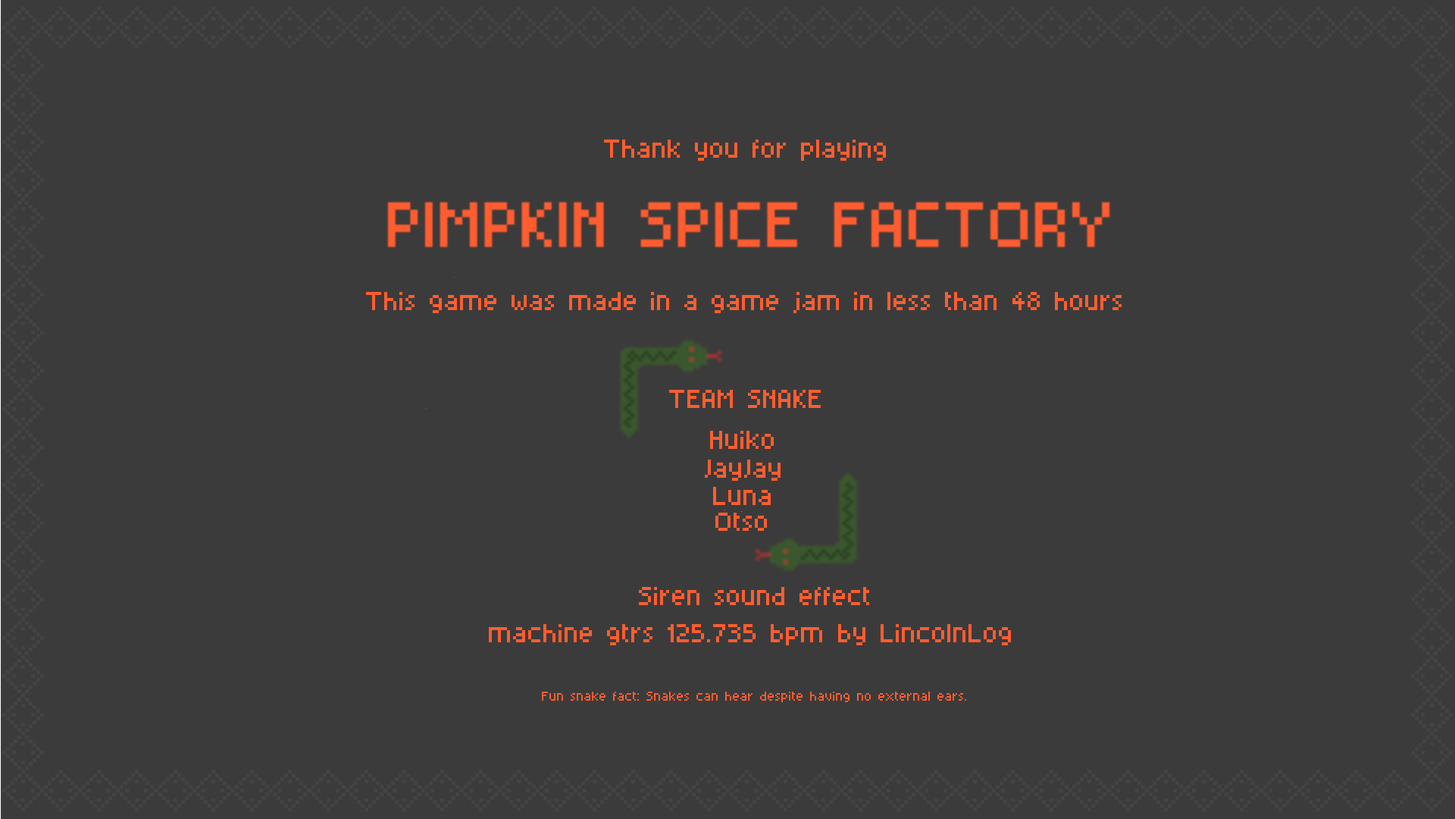
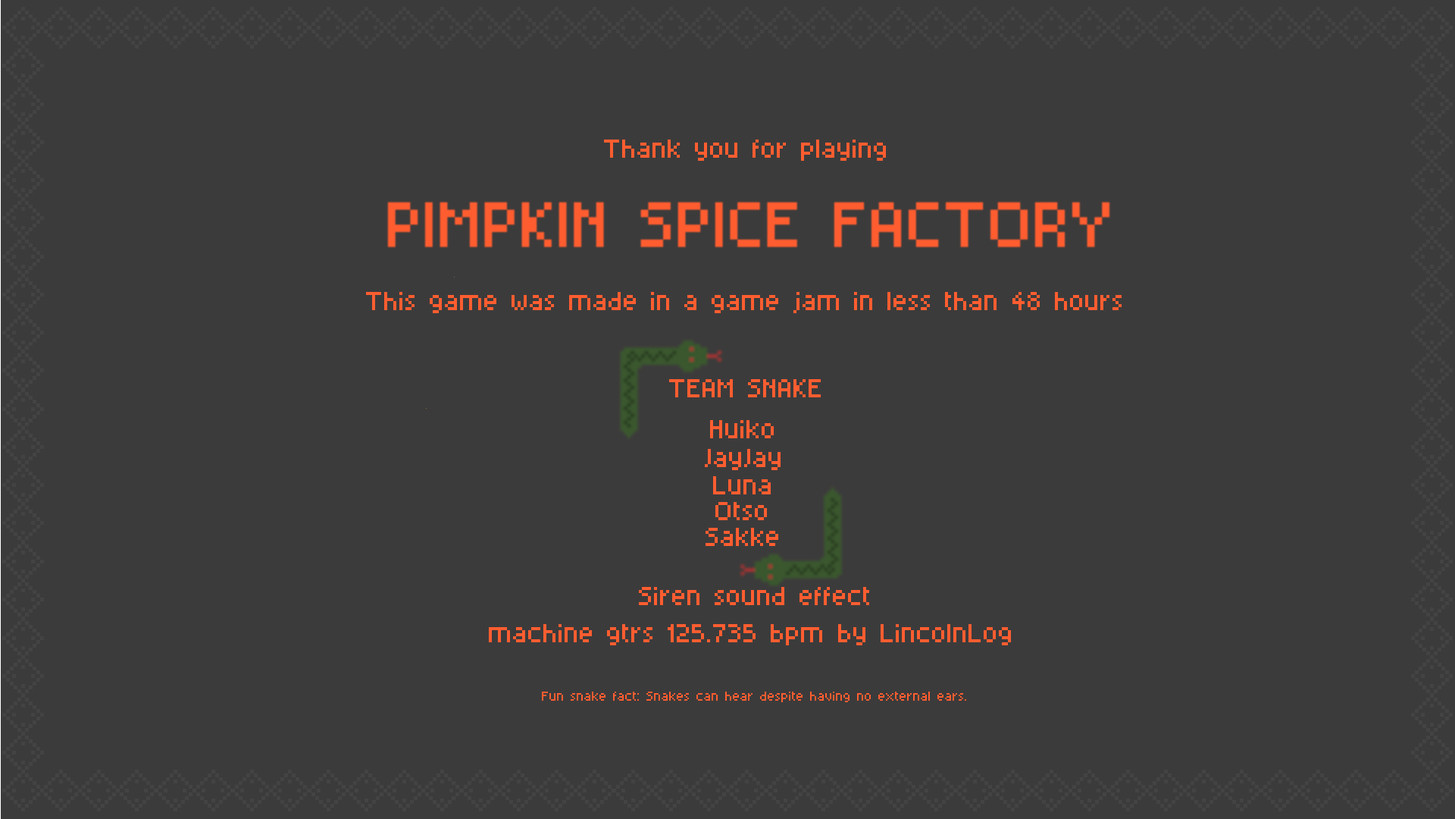
Revision of a layered 1455x819 image; what changed, layer by layer:
painted on "Floats" over [669, 378, 859, 588]
